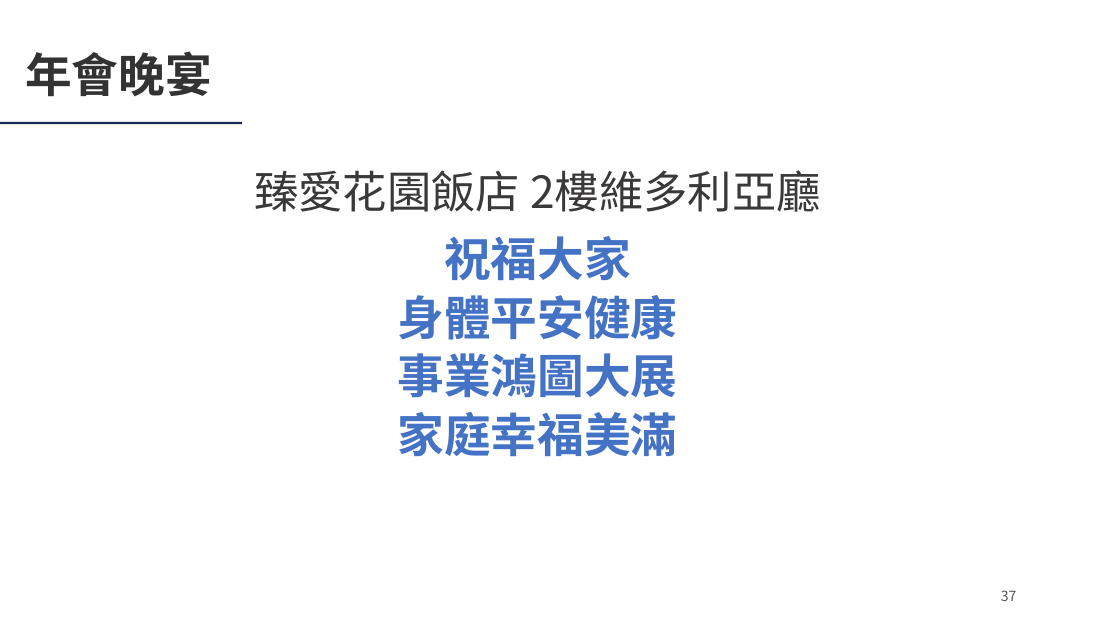
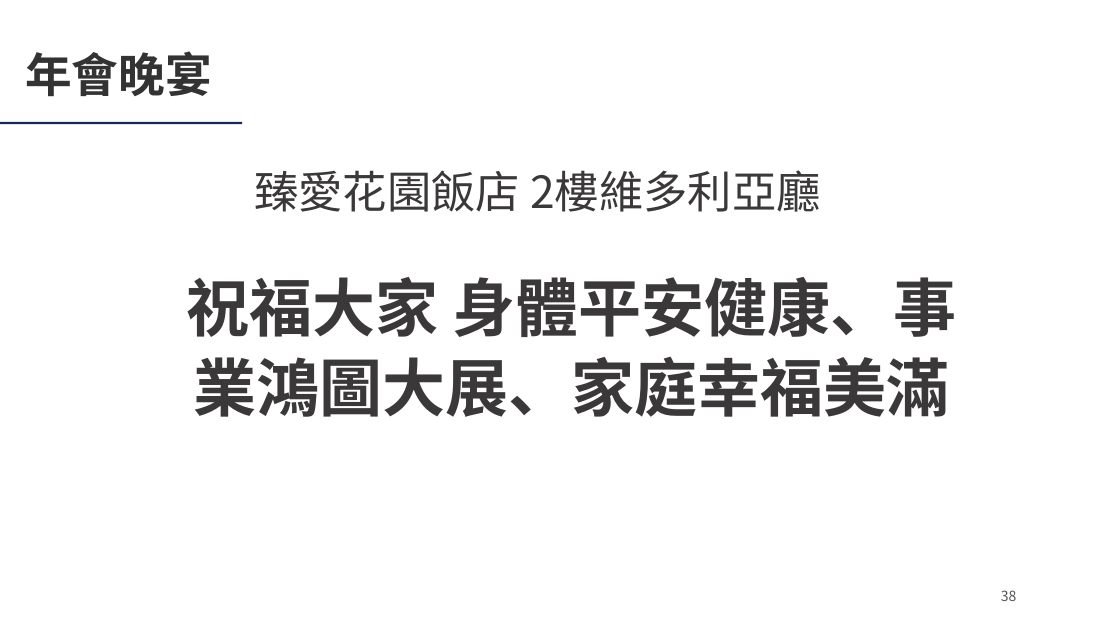
Before and after one commit to Ericliang680928/IAA, a slide deck: slide 38 of 20261204/agm/IAA會員大會簡報_20261204.pptx (slide 37 before the commit). Drawn at 1120x630 pixels with LibreOffice and Linux fonts; fonts in the diff are those of the drawing; background and template pictures are left out. Boxes give left, top, right and bottom in pixels: in the first picture for what was removed or moved away, otherwise in the second. Text is boxed around its words. In the diff, an @@ line names an element or a change of style, - is before the commit and + after.

```diff
--- a/20261204/agm/IAA會員大會簡報_20261204.pptx
+++ b/20261204/agm/IAA會員大會簡報_20261204.pptx
@@ text at [186, 277, 956, 417]: text changed; size 40 to 54 pt; text colour #4472C4 to #3A3838 @@
-祝福大家
-身體平安健康
-事業鴻圖大展
-家庭幸福美滿
+祝福大家 身體平安健康、事業鴻圖大展、家庭幸福美滿
@@ page number at [1001, 590, 1017, 601]: text changed @@
-37
+38
```
Also in this commit, not shown: 8 other slides changed, 1 slide added, 7 other files.
